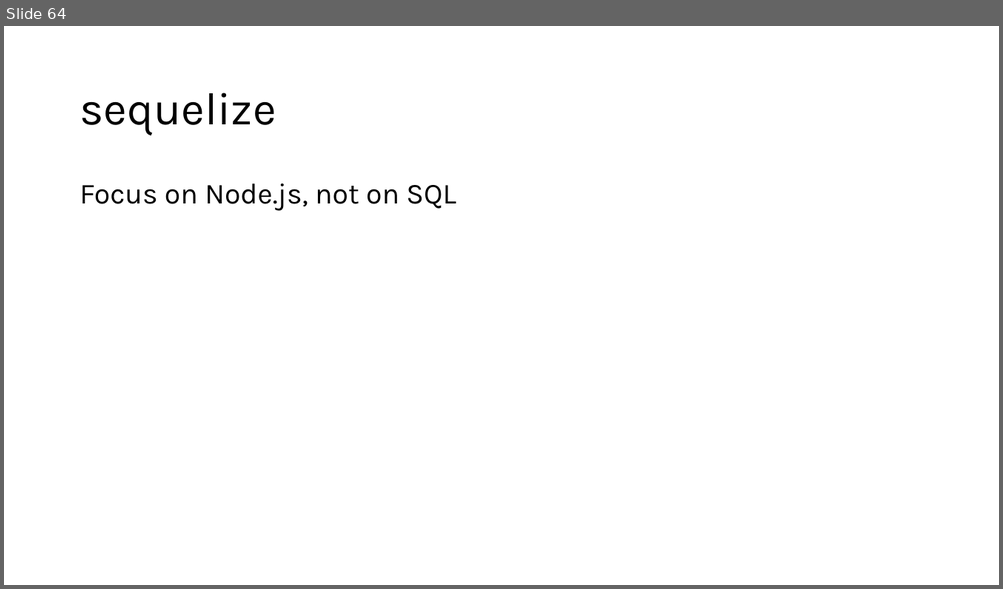
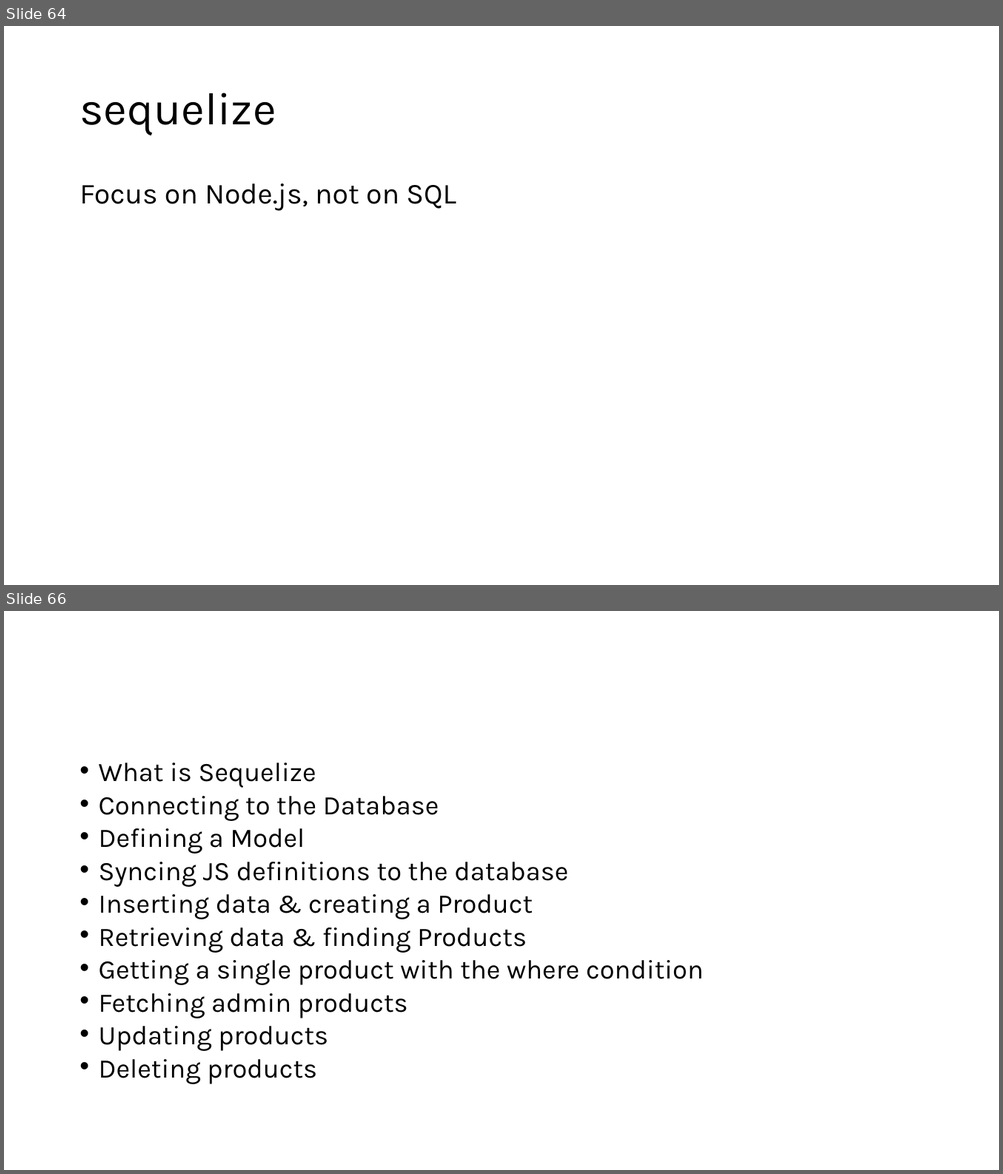
Before and after one commit to PiyushChaturvedii/Batch05, a slide deck: node/Nodejs.pptx. Shown one above the other, each under a label of ours: slide 64 before the commit, slides 64 and 66 after it; the slides between them are not shown. The pictures are 1003x589 and 1003x1174 pixels, drawn with LibreOffice and Linux fonts; fonts in the diff are those of the drawing. Boxes give left, top, right and bottom in pixels: in the first picture for what was removed or moved away, otherwise in the second. Text is boxed around its words. In the diff, an @@ line names an element or a change of style, - is before the commit and + after.

```diff
--- a/node/Nodejs.pptx
+++ b/node/Nodejs.pptx
@@ slide 66 added at (x1=4, y1=611, x2=999, y2=1170), background #FFFFFF @@
@@ text added at (x1=99, y1=763, x2=703, y2=1085), 25.9 pt, text #000000 @@
+• What is Sequelize
+• Connecting to the Database
+• Defining a Model
+• Syncing JS definitions to the database
+• Inserting data & creating a Product
+• Retrieving data & finding Products
+• Getting a single product with the where condition
+• Fetching admin products
+• Updating products
+• Deleting products
```
Also in this commit, not shown: 1 slide changed, 37 other files.
